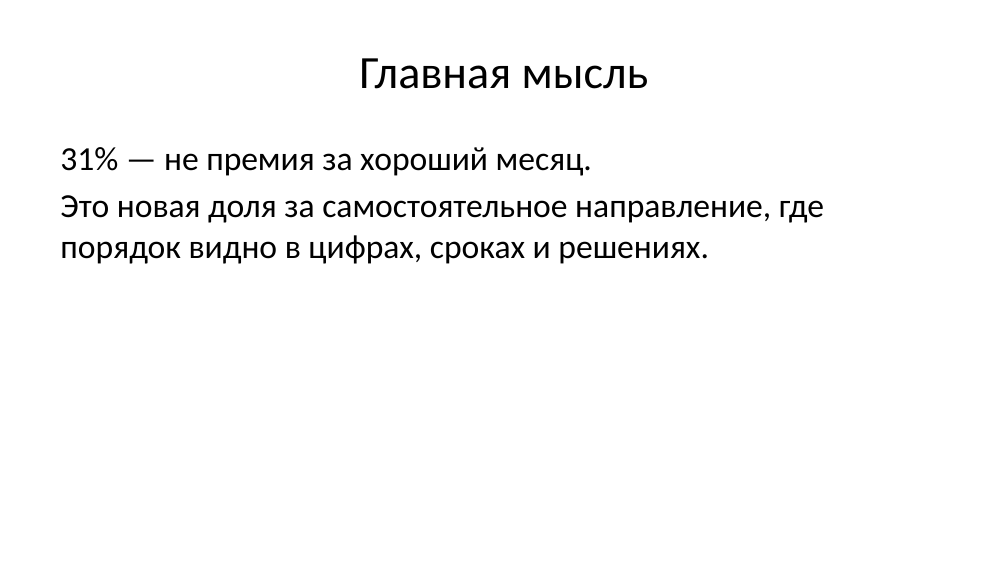
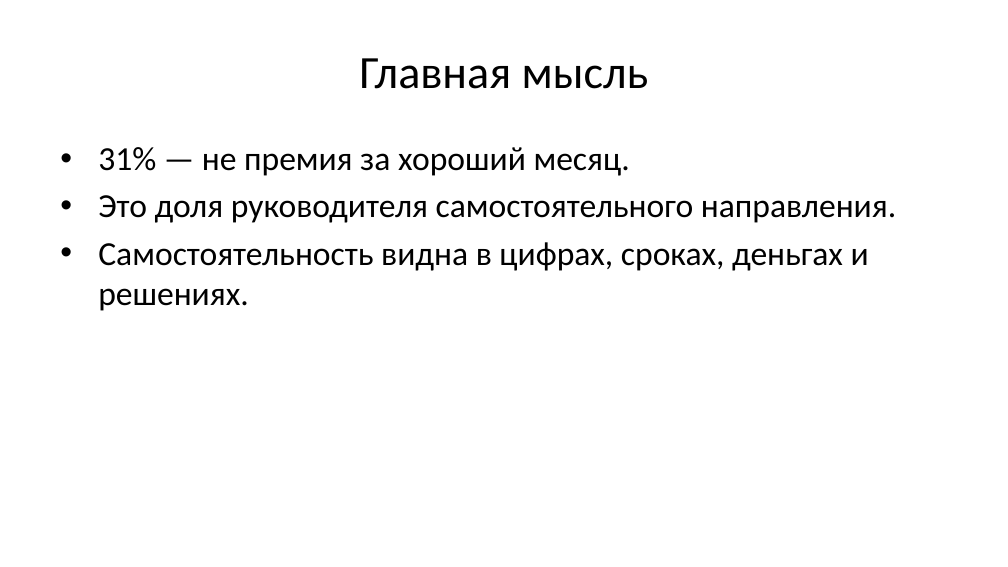
Before and after one commit to instrumentburg-sudo/danil-roadmap, a slide deck: slide 2 of artifacts/slides.pptx. Drawn at 1008x567 pixels with LibreOffice and Linux fonts; fonts in the diff are those of the drawing. Boxes give left, top, right and bottom in pixels: in the first picture for what was removed or moved away, otherwise in the second. Text is boxed around its words. In the diff, an @@ line names an element or a change of style, - is before the commit and + after.

```diff
--- a/artifacts/slides.pptx
+++ b/artifacts/slides.pptx
@@ text at <box>98,147,630,176</box>: bullet none to • @@
@@ text at <box>98,195,896,311</box>: text changed @@
-Это новая доля за самостоятельное направление, где порядок видно в цифрах, сроках и решениях.
+• Это доля руководителя самостоятельного направления.
+• Самостоятельность видна в цифрах, сроках, деньгах и решениях.
```
Also in this commit, not shown: 6 other slides changed, 5 slides added, 3 slides removed, 9 other files.
